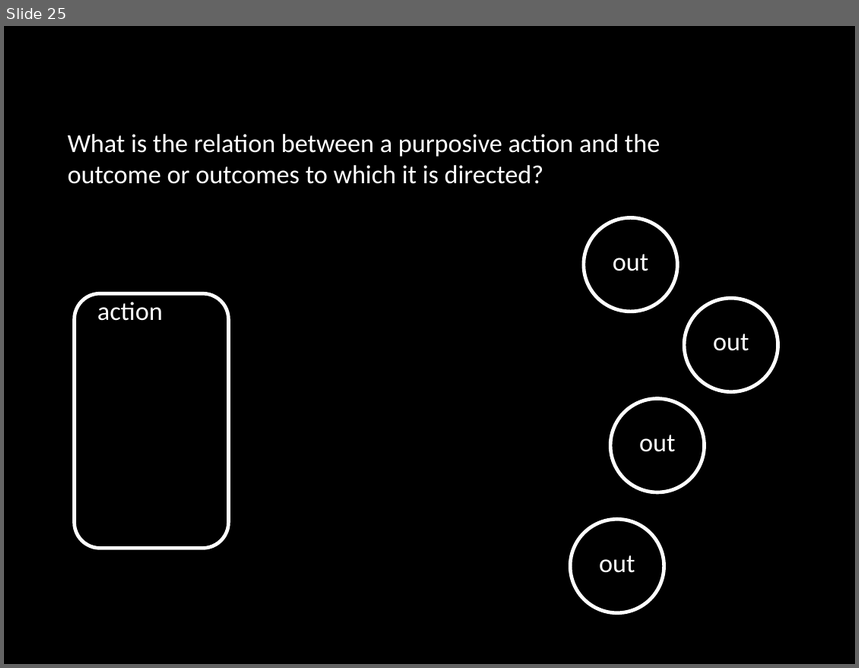
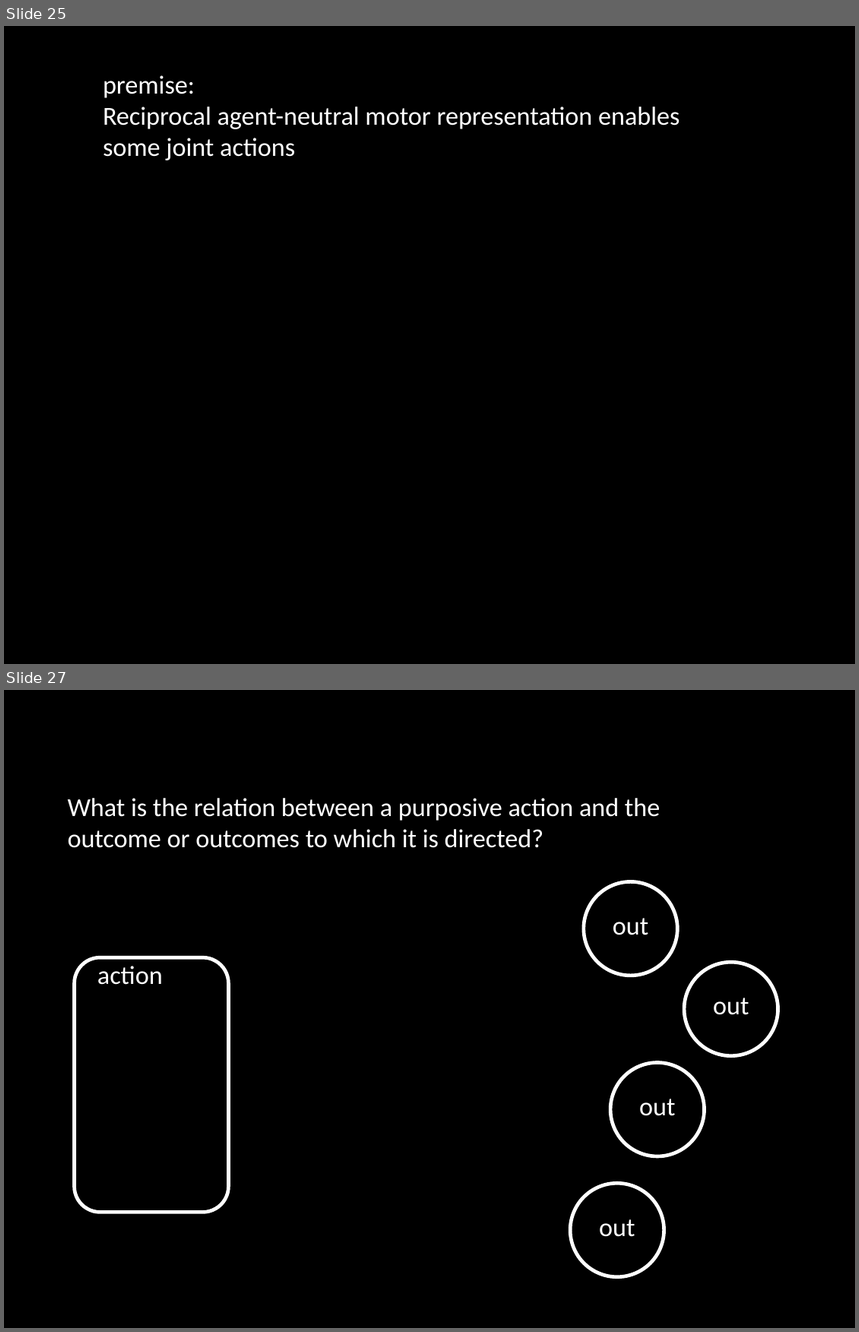
Before and after one commit to butterfill/writing, a slide deck: conf joint action --- sharing goals vs sharing intentions cambridge 2012 talk/intention and motor representation in joint action vCAMBRIDGE.pptx. Shown one above the other, each under a label of ours: slide 25 before the commit, slides 25 and 27 after it; the slides between them are not shown. The pictures are 859x668 and 859x1332 pixels, drawn with LibreOffice and Linux fonts; fonts in the diff are those of the drawing. Boxes give left, top, right and bottom in pixels: in the first picture for what was removed or moved away, otherwise in the second. Text is boxed around its words. In the diff, an @@ line names an element or a change of style, - is before the commit and + after.

```diff
--- a/conf joint action --- sharing goals vs sharing intentions cambridge 2012 talk/intention and motor representation in joint action vCAMBRIDGE.pptx
+++ b/conf joint action --- sharing goals vs sharing intentions cambridge 2012 talk/intention and motor representation in joint action vCAMBRIDGE.pptx
@@ slide 25 added at <box>4,26,855,664</box>, background #000000 @@
@@ text added at <box>103,75,680,161</box>, 22 pt, text #FFFFFF @@
+premise:
+Reciprocal agent-neutral motor representation enables some joint actions
@@ what was slide 25 is now slide 27 @@
```
Also in this commit, not shown: 16 slides changed, 3 other slides added, 3 other files.
